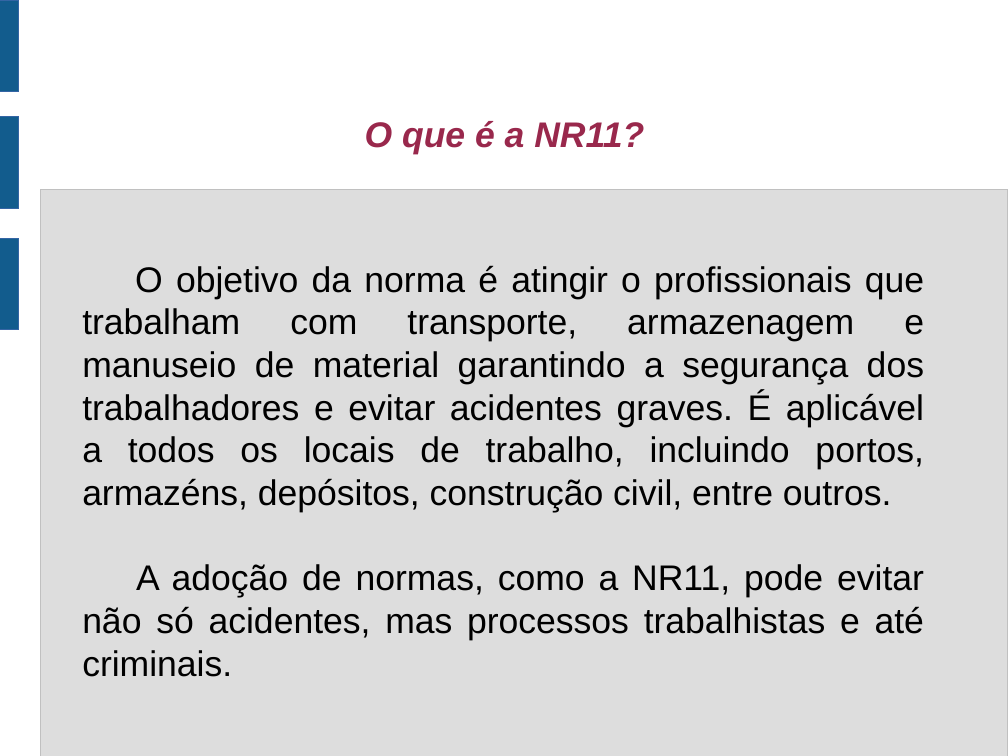
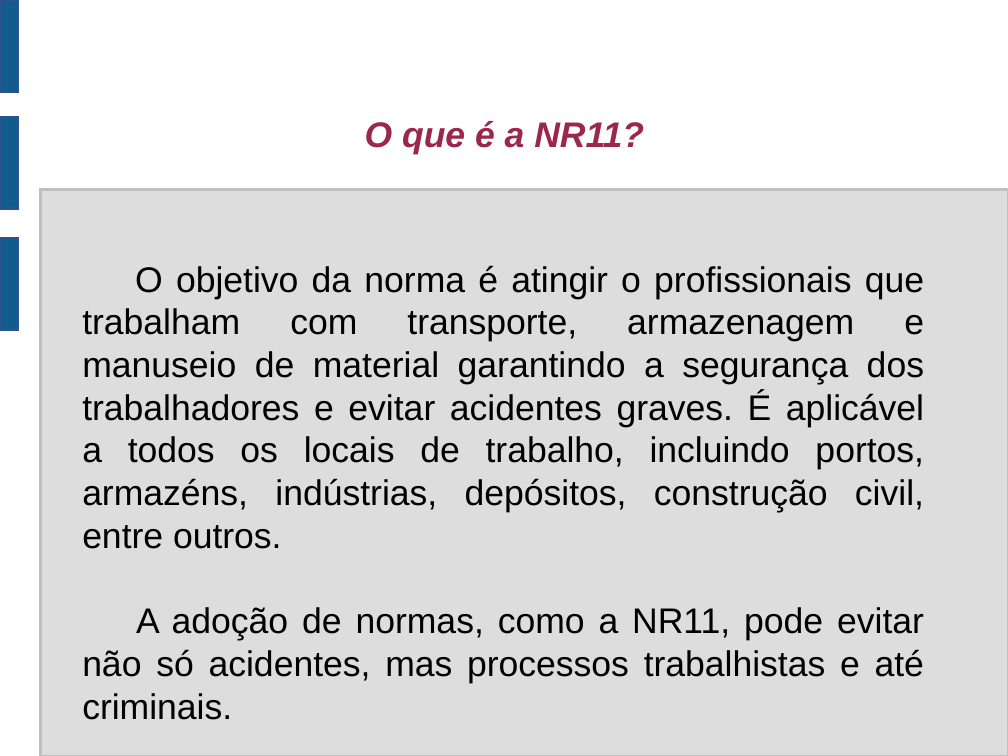
Before and after one commit to jharbes/SEGURANCA-INDUSTRIAL, a slide deck: slide 3 of material_NR11/apresentacaoNR11.odp (slide 4 before the commit). Drawn at 1008x756 pixels with LibreOffice and Linux fonts; fonts in the diff are those of the drawing. Boxes give left, top, right and bottom in pixels: in the first picture for what was removed or moved away, otherwise in the second. Text is boxed around its words. In the diff, an @@ line names an element or a change of style, - is before the commit and + after.

```diff
--- a/material_NR11/apresentacaoNR11.odp
+++ b/material_NR11/apresentacaoNR11.odp
@@ rectangle removed at <box>0,0,18,91</box> @@
@@ freeform shape added at <box>0,0,18,91</box>, fill #125C8D, outline #2F528F 2.01 pt @@
@@ rectangle removed at <box>0,117,18,209</box> @@
@@ freeform shape added at <box>0,117,18,209</box>, fill #125C8D, outline #2F528F 2.01 pt @@
@@ rectangle removed at <box>40,189,1008,756</box> @@
@@ freeform shape added at <box>40,189,1008,756</box>, fill #DDDDDD, outline #C0C0C0 2.01 pt @@
@@ rectangle removed at <box>0,238,18,329</box> @@
@@ freeform shape added at <box>0,238,18,329</box>, fill #125C8D, outline #2F528F 2.01 pt @@
@@ text at <box>82,265,924,549</box>: text changed @@
-O objetivo da norma é atingir o profissionais que trabalham com transporte, armazenagem e manuseio de material garantindo a segurança dos trabalhadores e evitar acidentes graves. É aplicável a todos os locais de trabalho, incluindo portos, armazéns, depósitos, construção civil, entre outros.
+O objetivo da norma é atingir o profissionais que trabalham com transporte, armazenagem e manuseio de material garantindo a segurança dos trabalhadores e evitar acidentes graves. É aplicável a todos os locais de trabalho, incluindo portos, armazéns, indústrias, depósitos, construção civil, entre outros.
```
Also in this commit, not shown: 14 other slides changed, 5 slides added, 1 slide removed, 6 other files.
